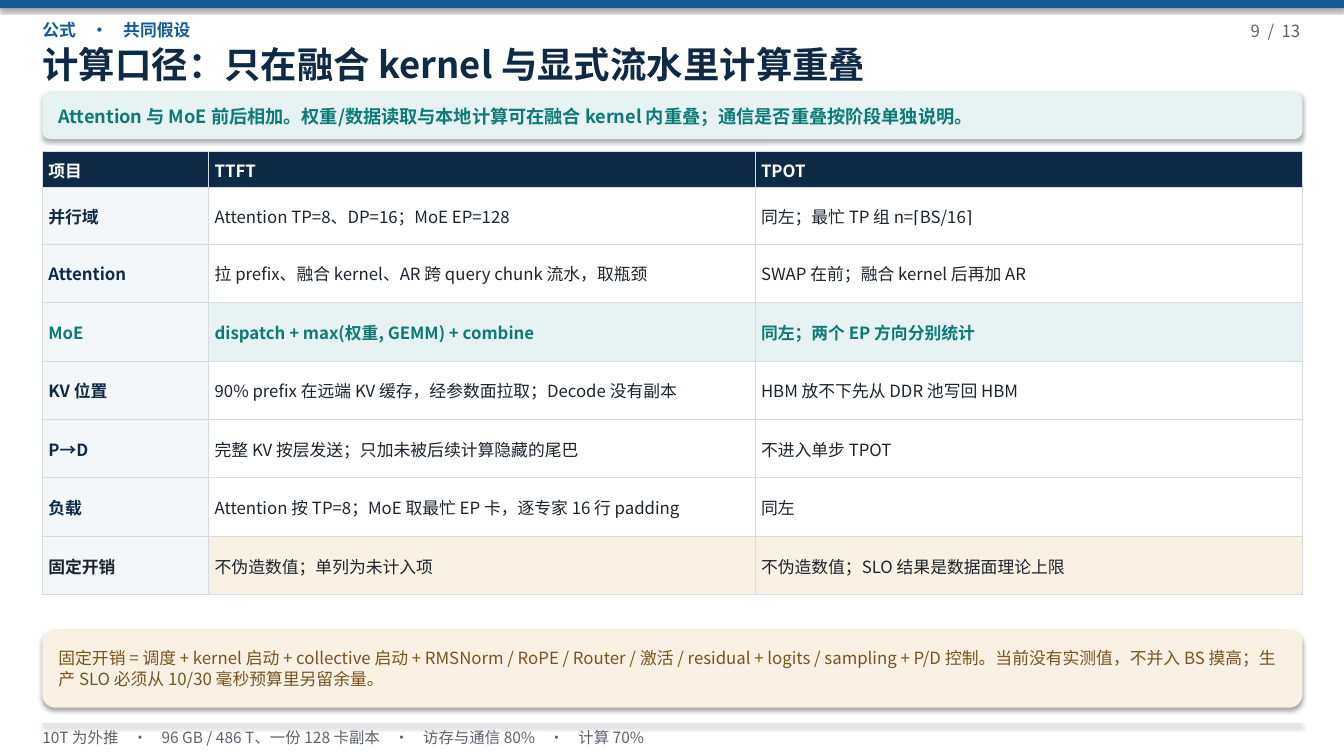
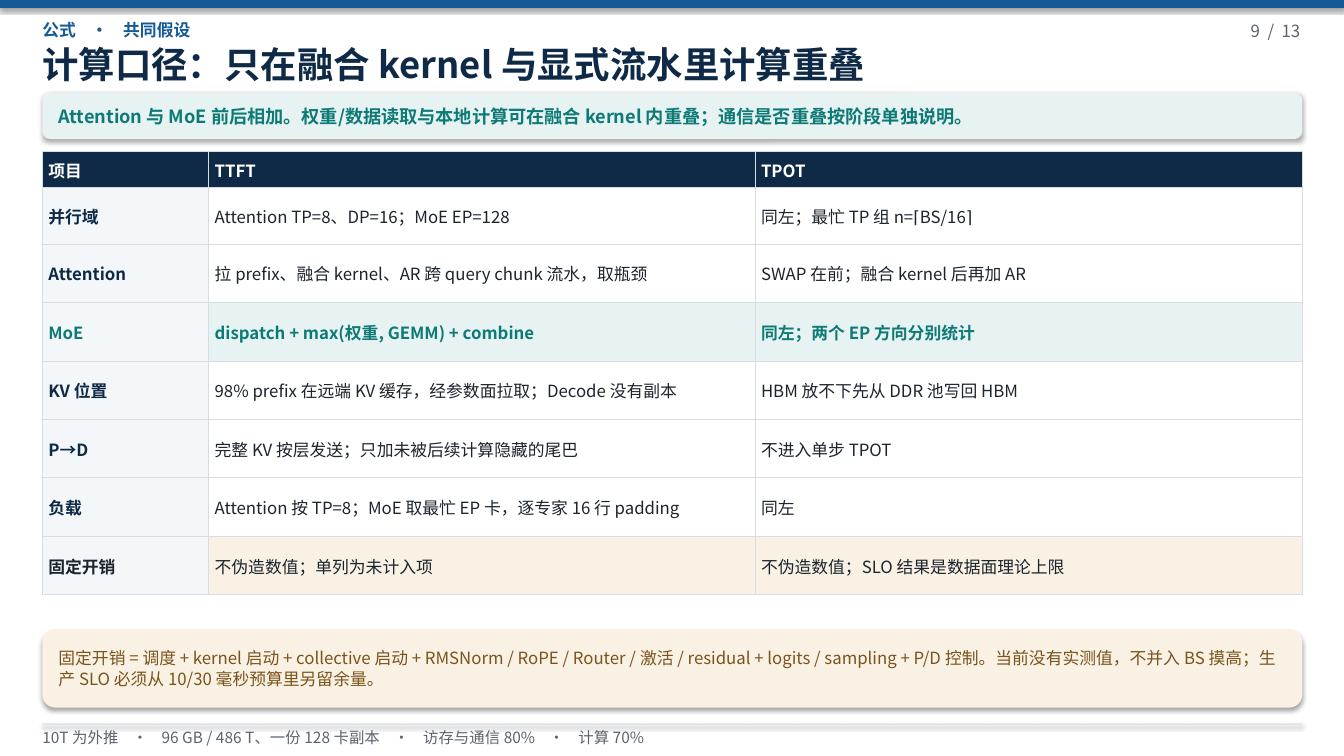
Before and after one commit to 69515164-rgb/UCL-MPComm, a slide deck: slide 9 of docs/deepseek-96g-slo.pptx. Drawn at 1344x756 pixels with LibreOffice and Linux fonts; fonts in the diff are those of the drawing. Boxes give left, top, right and bottom in pixels: in the first picture for what was removed or moved away, otherwise in the second. Text is boxed around its words. In the diff, an @@ line names an element or a change of style, - is before the commit and + after.

```diff
--- a/docs/deepseek-96g-slo.pptx
+++ b/docs/deepseek-96g-slo.pptx
@@ table at (x1=42, y1=151, x2=1303, y2=595) @@
-row 5, column 2: 90% prefix 在远端 KV 缓存，经参数面拉取；Decode 没有副本
+row 5, column 2: 98% prefix 在远端 KV 缓存，经参数面拉取；Decode 没有副本
```
Also in this commit, not shown: 5 other slides changed, 1 other file.
